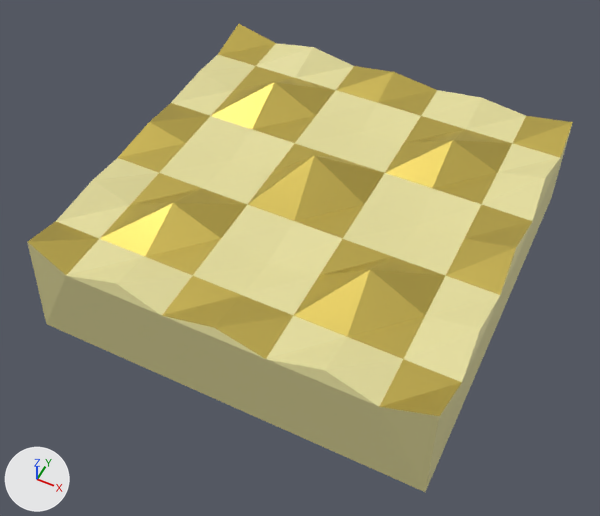
The Blender file Assets/Art/Environment/superjump/superjump.blend: old version first, new version second.
One viewpoint serves both versions: a 50 mm lens placed at (1.25, -2.68, 3.05), pointed at (0.0, -0.2, -0.06). Every picture has the same lights, and +X, +Y and +Z are marked at lower left.
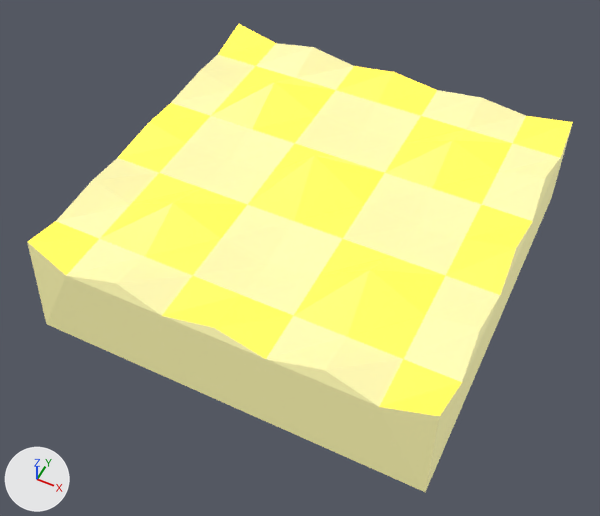
Changed parts and their boxes (x1, y1, x2, y2) in the pictures (600 x 516 px):
'Cube', recoloured, surface changed (beige to yellow): (27, 24, 573, 492) in both

Edits to the bpy script that builds the scene:
```text
Change mat_stone:
    add mat_stone.emission_strength = 0.5
    add mat_stone.emission_color = (0.56, 0.545, 0.255)  # beige #c5c38a
Change mat_gold:
    add mat_gold.emission_strength = 1.3
    add mat_gold.emission_color = (1.0, 0.763, 0.0553)  # yellow #ffe242
```
